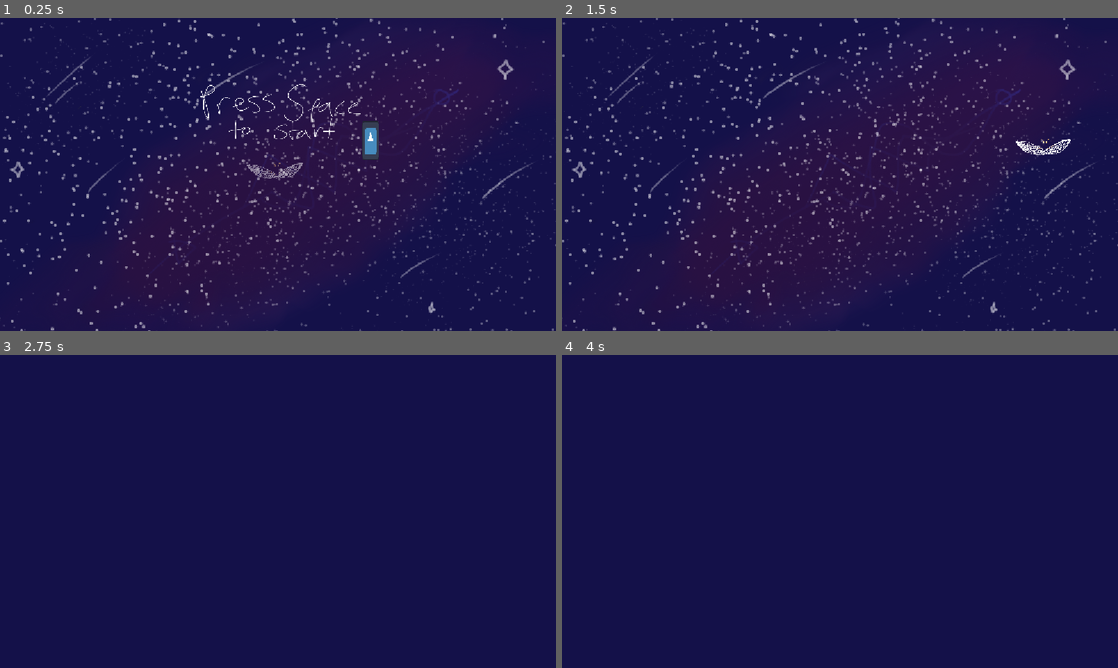
Above: before the commit, frames 1-4 (two rows, left to right).
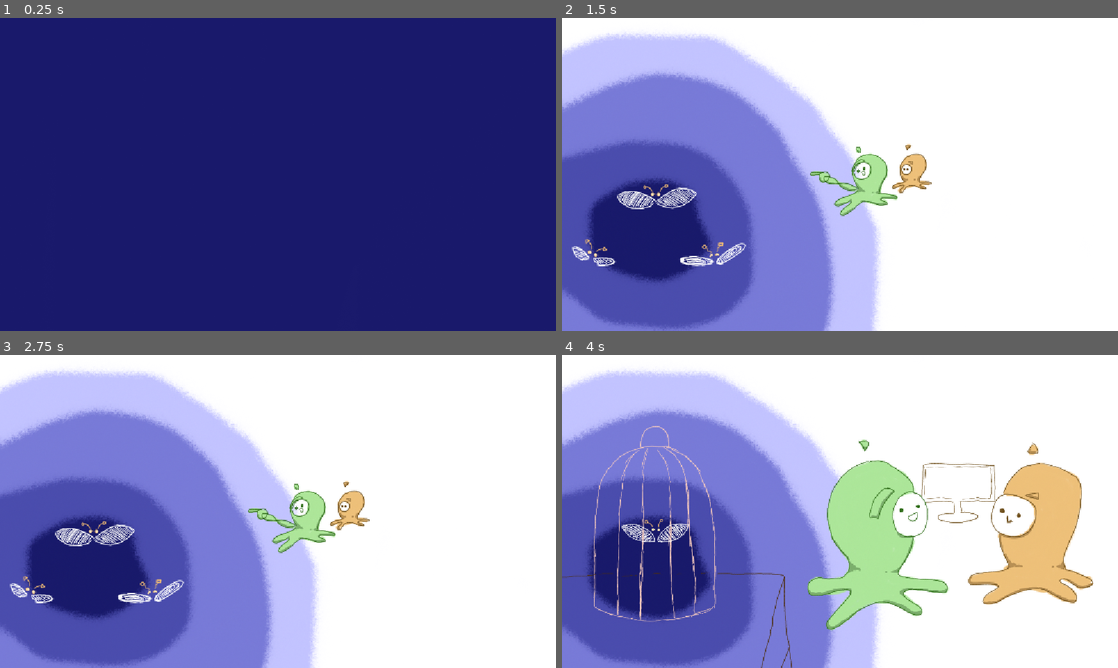
Above: after the commit, the same moments.

Repository: Pine-ber-EE/thingscrumbleapart
Game: Godot game, scene res://scenes/game.tscn
Same seed, same stepped clock (60 frames per second), same inputs: the game is played once before the commit and once after it. The engine's default icon, where the game draws it, is replaced by a stand-in: a white triangle on a blue panel in a dark square.
Inputs (mouse positions are in pixels of both pictures, inside the frame that each line leads up to):
- Up to frame 1 (0.25 s): no input
- Up to frame 2 (1.5 s): tap Enter (ui_accept) at 0.5, 0.77 s; move the mouse to (962, 158) at 0.52 s; hold Right (ui_right) from 0.53 s (still down); tap Alt at 0.6 s; click (962, 158) at 0.67 s; move the mouse to (728, 190) at 1.27 s; tap Shift at 1.35 s
- Up to frame 3 (2.75 s): tap Enter (ui_accept) at 1.52 s; move the mouse to (333, 442) at 2.02 s; release Right (ui_right) at 2.03 s; hold Left (ui_left) from 2.03 s (still down); tap Alt at 2.1 s
- Up to frame 4 (4 s): tap Enter (ui_accept) at 2.75, 3.02, 3.5, 3.77 s; move the mouse to (812, 574) at 2.77 s; release Left (ui_left) at 2.78 s; hold Right (ui_right) from 2.78 s (still down); tap Shift at 2.85 s; click (812, 574) at 2.92 s; move the mouse to (1006, 558) at 3.52 s; tap Alt at 3.6 s

The runs differ from the first frame. In frame 1, 99% of the frame differs, in the area x 0-100%, y 0-100%; in frame 2, 100%; in frame 3, 100%; in frame 4, 100%.

Commit message:
cutsceeeneee!
yipeee

Diff:
--- a/scenes/cutscene.gd
+++ b/scenes/cutscene.gd
@@ -3,10 +3,13 @@
 
 # Called when the node enters the scene tree for the first time.
 func _ready() -> void:
+	modulate.a=1
 	pass # Replace with function body.
 
 
 
 # Called every frame. 'delta' is the elapsed time since the previous frame.
 func _process(delta: float) -> void:
+	if frame == 4:
+		visible = false
 	pass
--- a/scenes/cutscene.tscn
+++ b/scenes/cutscene.tscn
@@ -1,16 +1,47 @@
 [gd_scene format=3 uid="uid://b6i6t4yxstbxx"]
 
+[ext_resource type="Texture2D" uid="uid://ildk5416c3j2" path="res://assets/blue2.png" id="1_3ptll"]
 [ext_resource type="Script" uid="uid://m0dtcjatojhy" path="res://scenes/cutscene.gd" id="1_a320b"]
+[ext_resource type="Texture2D" uid="uid://dpiyqwyur4evc" path="res://assets/cutscene/frame0.png" id="1_bb0yx"]
 [ext_resource type="Texture2D" uid="uid://ccvncbr846kug" path="res://assets/blue.png" id="2_0sipp"]
+[ext_resource type="Texture2D" uid="uid://dv202qot0y0nt" path="res://assets/cutscene/frame1.png" id="2_3ptll"]
 [ext_resource type="Script" uid="uid://crj0yw2q88o2d" path="res://scenes/fade.gd" id="3_0sipp"]
+[ext_resource type="Texture2D" uid="uid://b38n64xbmqlfa" path="res://assets/cutscene/frame2.png" id="3_d18fx"]
 
-[node name="cutscene" unique_id=1270152204]
+[sub_resource type="SpriteFrames" id="SpriteFrames_dpuov"]
+animations = [{
+"frames": [{
+"duration": 1.0,
+"texture": ExtResource("1_3ptll")
+}, {
+"duration": 1.0,
+"texture": ExtResource("1_bb0yx")
+}, {
+"duration": 1.0,
+"texture": ExtResource("2_3ptll")
+}, {
+"duration": 1.0,
+"texture": ExtResource("3_d18fx")
+}, {
+"duration": 1.0,
+"texture": ExtResource("1_3ptll")
+}],
+"loop": 1,
+"name": &"default",
+"speed": 0.4
+}]
 
-[node name="AnimatedSprite2D" parent="." index="0" unique_id=2022119903]
-frame_progress = 0.62906414
+[node name="cutscene" type="Node2D" unique_id=1270152204]
+
+[node name="AnimatedSprite2D" type="AnimatedSprite2D" parent="." unique_id=2022119903]
+scale = Vector2(0.2950819, 0.295082)
+sprite_frames = SubResource("SpriteFrames_dpuov")
+autoplay = "default"
+frame_progress = 0.5392333
 script = ExtResource("1_a320b")
 
-[node name="Sprite2D" type="Sprite2D" parent="." index="1" unique_id=2118102783]
+[node name="Sprite2D" type="Sprite2D" parent="." unique_id=2118102783]
+visible = false
 z_index = -1
 texture = ExtResource("2_0sipp")
 script = ExtResource("3_0sipp")
--- a/scenes/damage.gd
+++ b/scenes/damage.gd
@@ -1,7 +1,6 @@
 extends Area2D
 
 signal bob
-
 
 func _on_body_entered(body: Node2D) -> void:
 	if body.name == "player":
--- a/scenes/debris.gd
+++ b/scenes/debris.gd
@@ -9,10 +9,15 @@
 
 	# Get the input direction and handle the movement/deceleration.
 	# As good practice, you should replace UI actions with custom gameplay actions.
-	var direction := Input.get_axis("ui_left", "ui_right")
-	if direction:
-		velocity.x = direction * SPEED
-	else:
-		velocity.x = move_toward(velocity.x, 0, SPEED)
+
+	velocity.x = move_toward(velocity.x, 0, SPEED)
 
 	move_and_slide()
+
+	if(position.y > 1000):
+		velocity.y=0
+		respawn()
+
+func respawn():
+	position.y=-50
+	position.x = randi_range(-180,220)
--- a/scenes/fade.gd
+++ b/scenes/fade.gd
@@ -3,12 +3,10 @@
 
 # Called when the node enters the scene tree for the first time.
 func _ready() -> void:
+
 	pass # Replace with function body.
 
 
 # Called every frame. 'delta' is the elapsed time since the previous frame.
 func _process(delta: float) -> void:
 	pass
-
-func fade()
-	#fadeeee
--- a/scenes/game.tscn
+++ b/scenes/game.tscn
@@ -9,6 +9,7 @@
 [ext_resource type="Script" uid="uid://4luq7gt0m5uo" path="res://scenes/endscreen.gd" id="7_u5sy4"]
 [ext_resource type="Texture2D" uid="uid://c6t5w1rdqliwv" path="res://assets/pressstart.png" id="8_gee14"]
 [ext_resource type="Script" uid="uid://ct132hygx4ngd" path="res://scenes/debris.gd" id="9_vtaks"]
+[ext_resource type="PackedScene" uid="uid://b6i6t4yxstbxx" path="res://scenes/cutscene.tscn" id="10_vtaks"]
 
 [sub_resource type="WorldBoundaryShape2D" id="WorldBoundaryShape2D_dtx53"]
 distance = -3.0
@@ -90,3 +91,7 @@
 [node name="CollisionShape2D" type="CollisionShape2D" parent="debris/damage" unique_id=1891317242]
 position = Vector2(-22, -55)
 shape = SubResource("RectangleShape2D_dtx53")
+
+[node name="cutscene" parent="." unique_id=1270152204 instance=ExtResource("10_vtaks")]
+z_index = 3
+position = Vector2(0, -12)
Binary file added: assets/blue2.png
Not shown, added: assets/blue2.png.import
Not shown, added: scenes/game.tscn18764139078.tmp
